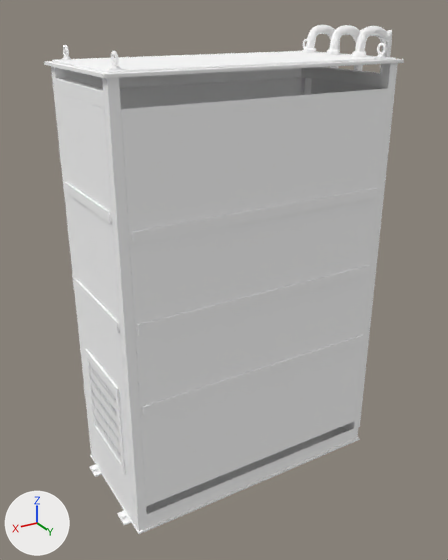
The OBJ model Assets/models/maps/sewage/power_cabinet_v2/power_cabinet_lod1.obj as it was, and as the next commit left it.
Camera for both pictures: a camera (50 mm lens) standing at (82.4, 135.2, 125.0) and looking at (0.2, -1.8, 56.5). Lighting does not change. The marker at lower left points along +X, +Y and +Z. The older version comes first. Where no turn or scale is listed for an object, it has been applied to the vertices.

In view in the first picture: 'power_cabinet_lod1'.
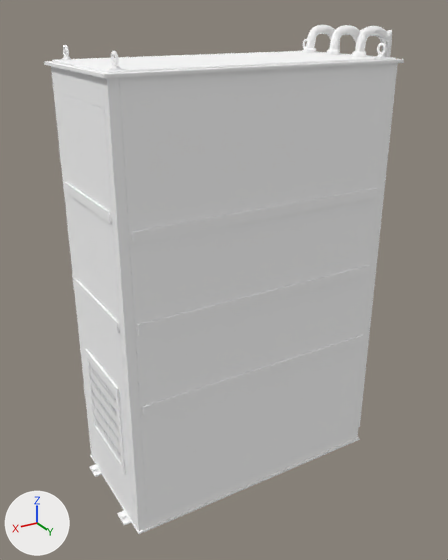
Changed parts and their boxes [x1, y1, x2, y2] in the pictures (448 x 560 px; the box of a moved part takes in the faces that stretch with it):
part 1 of me_power_cabinet_lod1, moved or reshaped: before [121, 88, 388, 506]; after [119, 63, 391, 515]
part 2 of me_power_cabinet_lod1, moved or reshaped: before [55, 51, 404, 335]; after [54, 51, 404, 335]

What the commit changed:
me_power_cabinet_lod1 has 5823 vertices, 10840 faces and spans x -43.8..40.3, y -24.8..19.0, z 0.0..122.1.
me_power_cabinet_lod1 is used by ob_power_cabinet_lod1; location (0.0, 0.0, 0.0).
me_power_cabinet_lod1 part 1: the loose piece of 8 vertices spanning x -35.5..35.5, y 17.6..18.0, z 8.0..107.8 is scaled about its middle by (1, 1, 1.09), then moved by (0.0, 0.0, 1.6).
me_power_cabinet_lod1 part 2: 160 of 5823 vertices moved; they spanned x -42.8..38.5, y -24.4..19.0, z 50.0..115.0 and now span x -42.8..38.5, y -24.4..19.0, z 50.0..115.0; mean shift (0.0, 0.0, 0.4); largest move (35.0, 18.0, 58.0) -> (-35.0, 18.5, 58.0).
